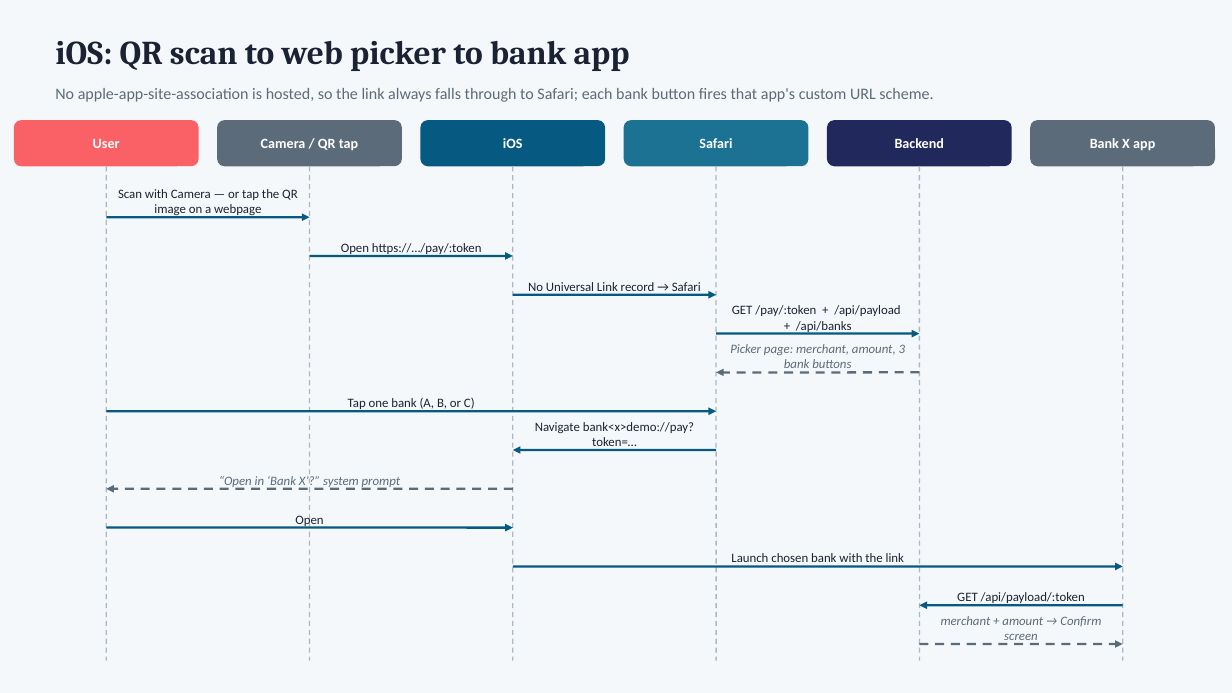
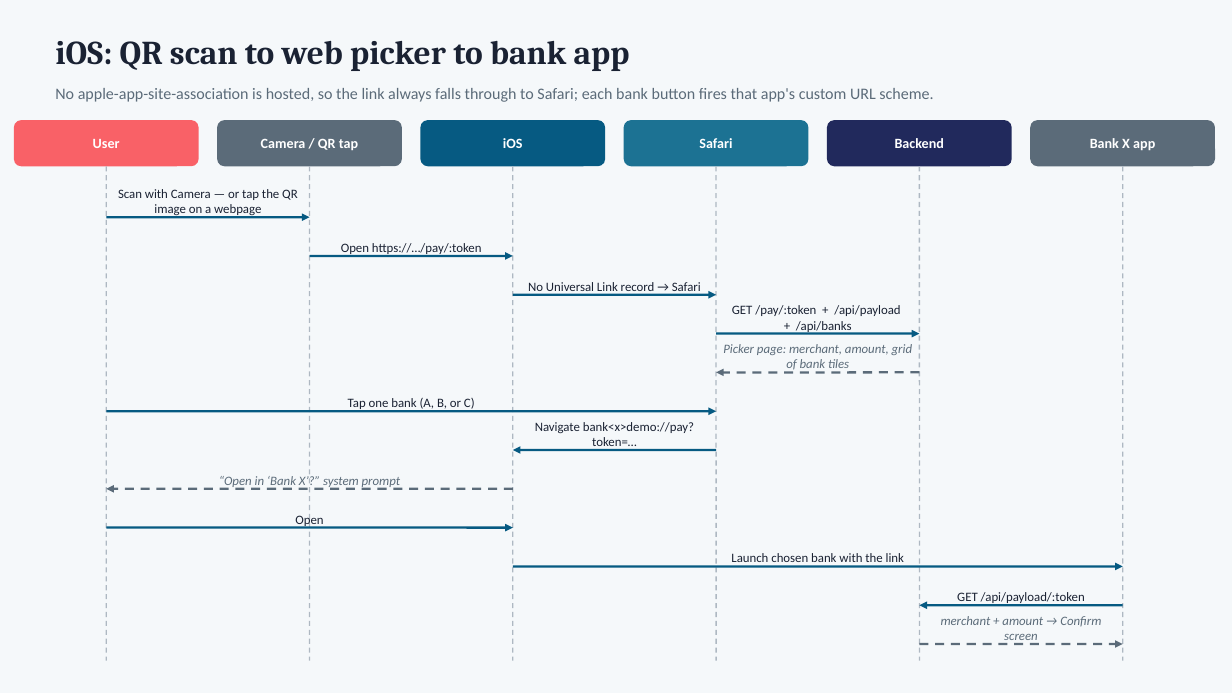
Before and after one commit to deandrehaijielim-commits/sgqr-deep-link-demo, a slide deck: slide 2 of SGQR_Sequence_Diagrams.pptx. Drawn at 1232x693 pixels with LibreOffice and Linux fonts; fonts in the diff are those of the drawing. Boxes give left, top, right and bottom in pixels: in the first picture for what was removed or moved away, otherwise in the second. Text is boxed around its words. In the diff, an @@ line names an element or a change of style, - is before the commit and + after.

```diff
--- a/SGQR_Sequence_Diagrams.pptx
+++ b/SGQR_Sequence_Diagrams.pptx
@@ text at [723, 344, 912, 373]: text changed @@
-Picker page: merchant, amount, 3 bank buttons
+Picker page: merchant, amount, grid of bank tiles
```
Also in this commit, not shown: 2 other files.
